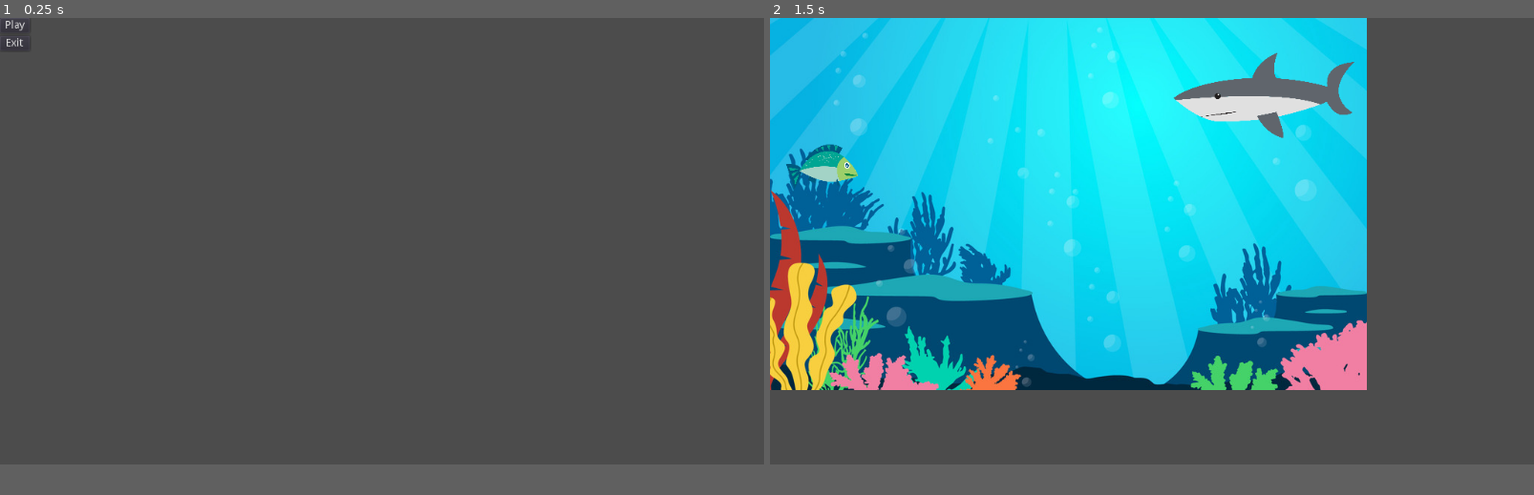
Above: before the commit, frames 1-2 (left to right).
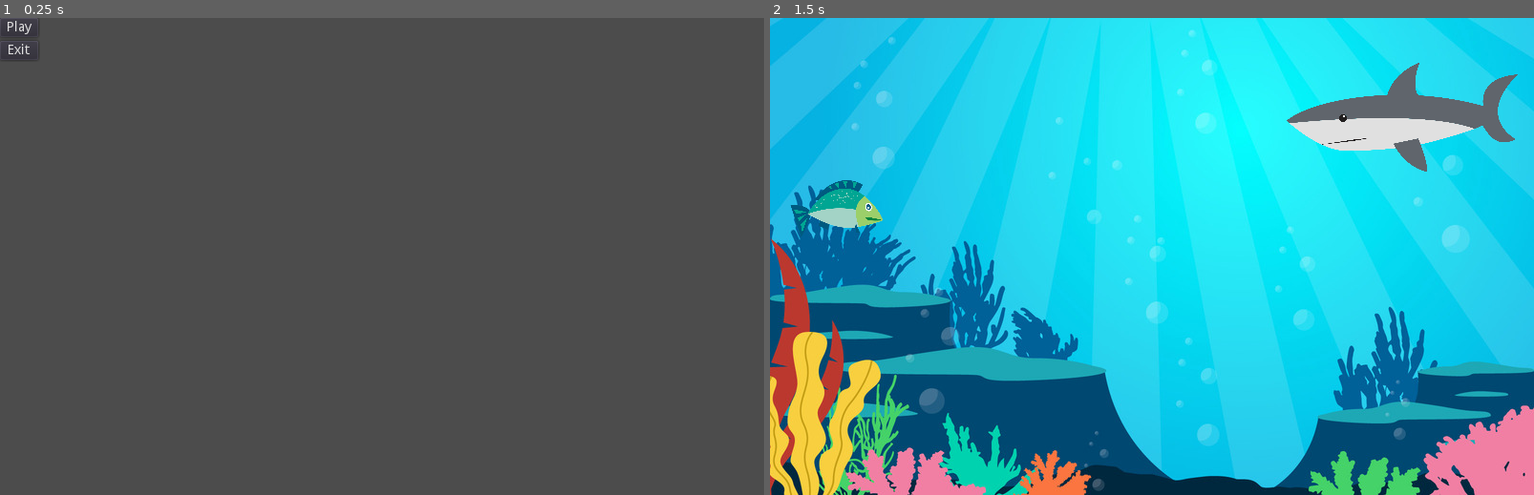
Above: after the commit, the same moments.

Repository: MohamedIK/Survive-The-Sharks
Game: Godot game, scene res://Scenes/Main Menu.tscn
The game is run twice, just before and just after one commit, with the same random seed, the same clock (stepped at 60 frames per second) and the same inputs. Before the commit the project starts from res://Main Menu.tscn.
Inputs:
- Up to frame 1 (0.25 s): no input
- Up to frame 2 (1.5 s): click "Play" at 0.5 s; tap Enter at 1.25 s
In our replay, the window is 800x468 before the commit and 800x500 after it. These sizes can differ from the game's own. Grey fills any space a smaller window leaves; there, only what the larger window draws over its background counts as a difference.

The runs differ from the first frame. In frame 1, 0.1% of the frame differs, in the area x 0-5%, y 0-9%; in frame 2, 74%, in the area x 0-100%, y 0-100%.

Commit message:
Changed some places of files
-Added "Scenes" folder to store scenes
-Added "Scripts" folder to store scripts
-Added "Fish" script

Diff:
--- a/Game.tscn
+++ b/Scenes/Game.tscn
@@ -12,11 +12,23 @@
 radius = 58.0
 height = 130.0
 
+[sub_resource type="RectangleShape2D" id=3]
+extents = Vector2( 10, 251.5 )
+
+[sub_resource type="RectangleShape2D" id=4]
+extents = Vector2( 10, 251 )
+
+[sub_resource type="RectangleShape2D" id=5]
+extents = Vector2( 401, 10 )
+
+[sub_resource type="RectangleShape2D" id=6]
+extents = Vector2( 401, 10 )
+
 [node name="Game" type="Node2D"]
 
 [node name="ColorRect" type="TextureRect" parent="."]
-margin_right = 600.0
-margin_bottom = 400.0
+margin_right = 1000.0
+margin_bottom = 200.0
 texture = ExtResource( 1 )
 
 [node name="Fish" type="Area2D" parent="."]
@@ -46,15 +58,23 @@
 [node name="Left Wall" type="Area2D" parent="."]
 
 [node name="CollisionShape2D" type="CollisionShape2D" parent="Left Wall"]
+position = Vector2( -10, 250 )
+shape = SubResource( 3 )
 
 [node name="Right Wall" type="Area2D" parent="."]
 
 [node name="CollisionShape2D" type="CollisionShape2D" parent="Right Wall"]
+position = Vector2( 810, 250 )
+shape = SubResource( 4 )
 
 [node name="Floor" type="Area2D" parent="."]
 
 [node name="CollisionShape2D" type="CollisionShape2D" parent="Floor"]
+position = Vector2( 400, 510 )
+shape = SubResource( 5 )
 
 [node name="Ceiling" type="Area2D" parent="."]
 
 [node name="CollisionShape2D" type="CollisionShape2D" parent="Ceiling"]
+position = Vector2( 400, -10 )
+shape = SubResource( 6 )
--- a/Main Menu.tscn
+++ b/Scenes/Main Menu.tscn
@@ -1,6 +1,6 @@
 [gd_scene load_steps=2 format=2]
 
-[ext_resource path="res://Main Menu.gd" type="Script" id=1]
+[ext_resource path="res://Scripts/Main Menu.gd" type="Script" id=1]
 
 [node name="Main Menu" type="Control"]
 anchor_right = 1.0
--- /dev/null
+++ b/Scripts/Fish.gd
@@ -0,0 +1,16 @@
+extends Area2D
+
+
+# Declare member variables here. Examples:
+# var a = 2
+# var b = "text"
+
+
+# Called when the node enters the scene tree for the first time.
+func _ready():
+	pass # Replace with function body.
+
+
+# Called every frame. 'delta' is the elapsed time since the previous frame.
+#func _process(delta):
+#	pass
--- a/Main Menu.gd
+++ b/Scripts/Main Menu.gd
@@ -3,7 +3,7 @@
 
 
 func _on_Play_pressed():
-	get_tree().change_scene("res://Game.tscn")
+	get_tree().change_scene("Scenes/Game.tscn")
 
 
 
--- a/project.godot
+++ b/project.godot
@@ -11,8 +11,15 @@
 [application]
 
 config/name="Survive The Sharks"
-run/main_scene="res://Main Menu.tscn"
+run/main_scene="res://Scenes/Main Menu.tscn"
 config/icon="res://icon.png"
+
+[display]
+
+window/size/width=800
+window/size/height=500
+window/stretch/mode="2d"
+window/stretch/aspect="keep"
 
 [gui]
 
Not shown: 1 places in Scenes/Game.tscn that only renumber resources
